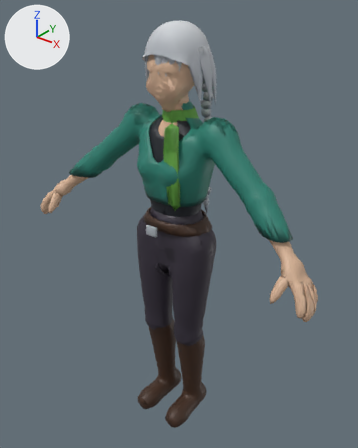
What one commit did to the glTF model tidebreakers/public/assets/chars/mira.glb.
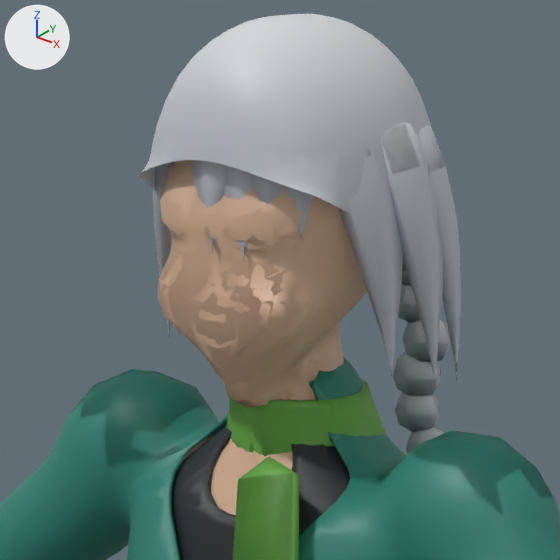
There are two pictures of each version: one whole from a camera (50 mm lens) standing at (1.151, -1.418, 1.829) and looking at (-0.017, 0.043, 0.923), one close up on the part from 31% to 67% of the width and 4% to 33% of the height. Every picture has the same lights, and +X, +Y and +Z are marked at upper left. The first two pictures are the older version.

Objects in the first close-up: 'mira', 'mira_LOD1'.
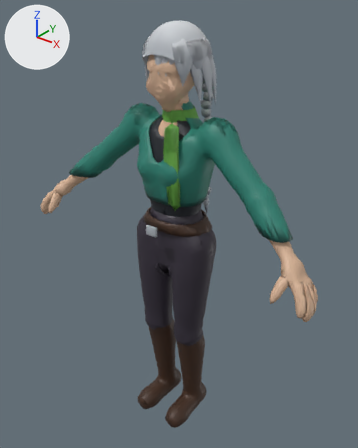
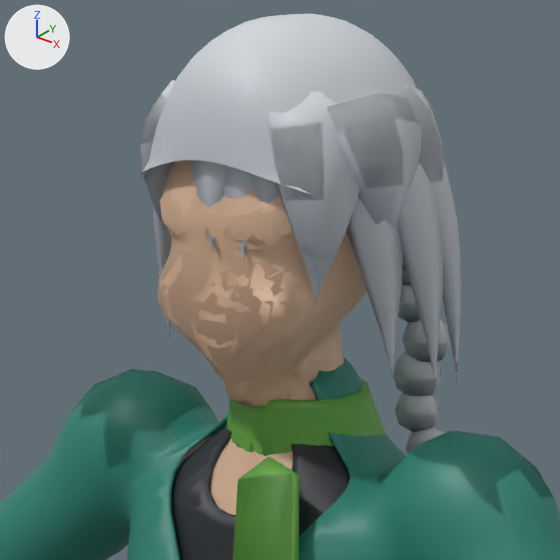
What changed in the scene script:
```text
Change me_mira_skin:
    used by ob_mira; location = (0.0, 0.0, 0.0)
    remove me_mira_skin.from_pydata(...)  # 23199 vertices, 45959 faces; spans x -0.68..0.68, y -0.2..0.22, z -0.02..1.71
    add me_mira_skin.from_pydata(...)  # 23991 vertices, 47471 faces; spans x -0.68..0.68, y -0.2..0.22, z -0.02..1.71
    me_mira_skin part 1: the loose piece of 44 vertices spanning x 0.02..0.08, y -0.07..-0.01, z 1.56..1.67 is copied, and the copy is multiplied about its middle by the matrix ((1.281, -0.087, 0.204), (0.108, 1.289, -0.129), (-0.194, 0.144, 1.277)), then moved by (0.02, 0.0, -0.03); it spans x 0.03..0.11, y -0.09..0.0, z 1.51..1.66
    me_mira_skin part 2: the loose piece of 44 vertices spanning x 0.07..0.12, y -0.05..0.01, z 1.45..1.65 is copied, and the copy is multiplied about its middle by the matrix ((1.501, -0.151, 0.199), (0.086, 1.574, 0.12), (0.459, -0.189, 0.682)), then moved by (-0.01, 0.01, 0.04); it spans x 0.06..0.12, y -0.05..0.05, z 1.53..1.66
    me_mira_skin part 3: the loose piece of 44 vertices spanning x 0.07..0.13, y 0.03..0.1, z 1.43..1.63 is copied, and the copy is multiplied about its middle by the matrix ((1.43, 0.028, 0.181), (-0.041, 1.456, 0.022), (0.36, 0.204, 0.738)), then moved by (-0.02, -0.02, 0.05); it spans x 0.05..0.12, y 0.0..0.09, z 1.52..1.66
    me_mira_skin part 4: the loose piece of 44 vertices spanning x -0.02..0.04, y -0.09..-0.04, z 1.54..1.67 is copied, and the copy is multiplied about its middle by the matrix ((-1.706, -0.862, -0.083), (0.732, -1.482, 0.386), (0.05, -0.352, 0.999)), then moved by (0.01, 0.16, -0.02); it spans x -0.04..0.06, y 0.08..0.15, z 1.53..1.66
    me_mira_skin part 5: the loose piece of 44 vertices spanning x -0.12..-0.07, y -0.05..0.01, z 1.45..1.65 is copied, and the copy is multiplied about its middle by the matrix ((1.464, -0.351, -0.226), (0.38, 1.541, 0.052), (-0.465, -0.18, 0.684)), then moved by (0.02, -0.01, 0.04); it spans x -0.12..-0.05, y -0.07..0.03, z 1.53..1.66
    other edits to the shape of me_mira_skin do not show in these pictures
Change me_mira_skin_001:
    used by ob_mira_lod1; location = (0.0, 0.0, 0.0)
    remove me_mira_skin_001.from_pydata(...)  # 10524 vertices, 20681 faces; spans x -0.68..0.68, y -0.2..0.22, z -0.02..1.71
    add me_mira_skin_001.from_pydata(...)  # 10900 vertices, 21361 faces; spans x -0.68..0.68, y -0.2..0.22, z -0.02..1.71
    me_mira_skin_001 part 6: 26 vertices moved within x -0.41..0.38, y -0.1..0.08, z 0.07..1.69; 232 vertices removed from x -0.67..0.67, y -0.14..0.13, z -0.02..1.71; 608 vertices added at x -0.44..0.44, y -0.11..0.15, z 0.05..1.71
```

Location of each change, [x1, y1, x2, y2] in pixels of the close-ups (560 x 560 px):
part 1 of me_mira_skin, added
    after: [268, 115, 357, 301]
part 2 of me_mira_skin, added
    after: [327, 93, 422, 222]
part 3 of me_mira_skin, added
    after: [395, 85, 443, 184]
part 4 of me_mira_skin, added (mostly hidden)
    after: [421, 91, 436, 121]
part 5 of me_mira_skin, added
    after: [141, 95, 175, 245]
part 6 of me_mira_skin_001, built on (mostly hidden)
    before: [156, 16, 560, 560]
    after: [130, 16, 560, 560]
